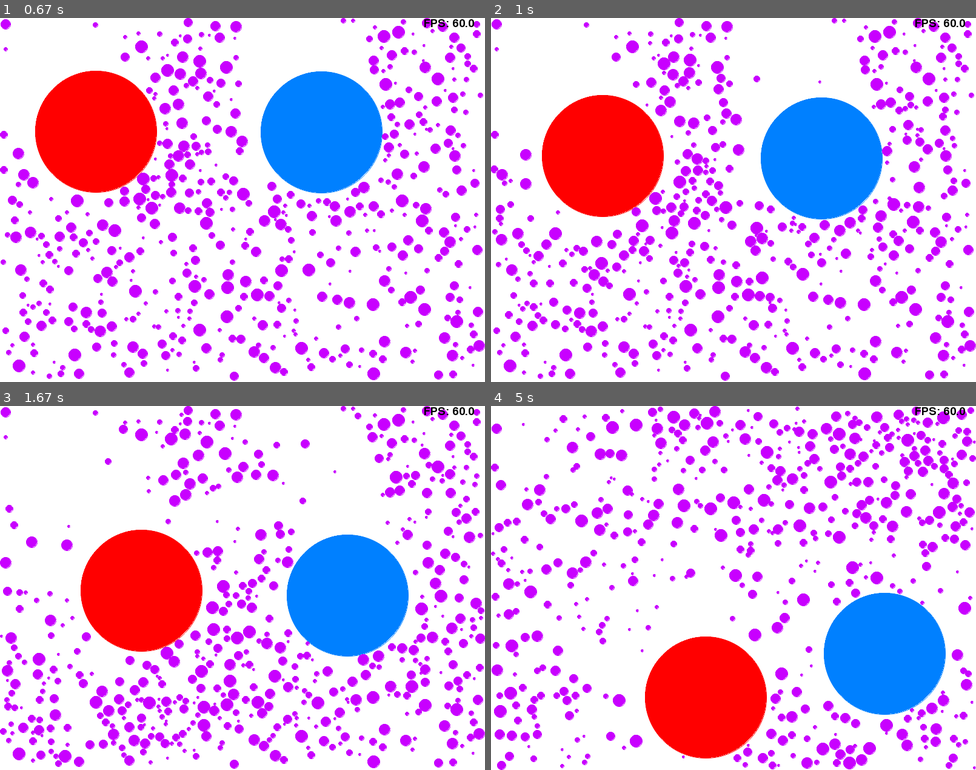
Above: before the commit, frames 1-4 (two rows, left to right).
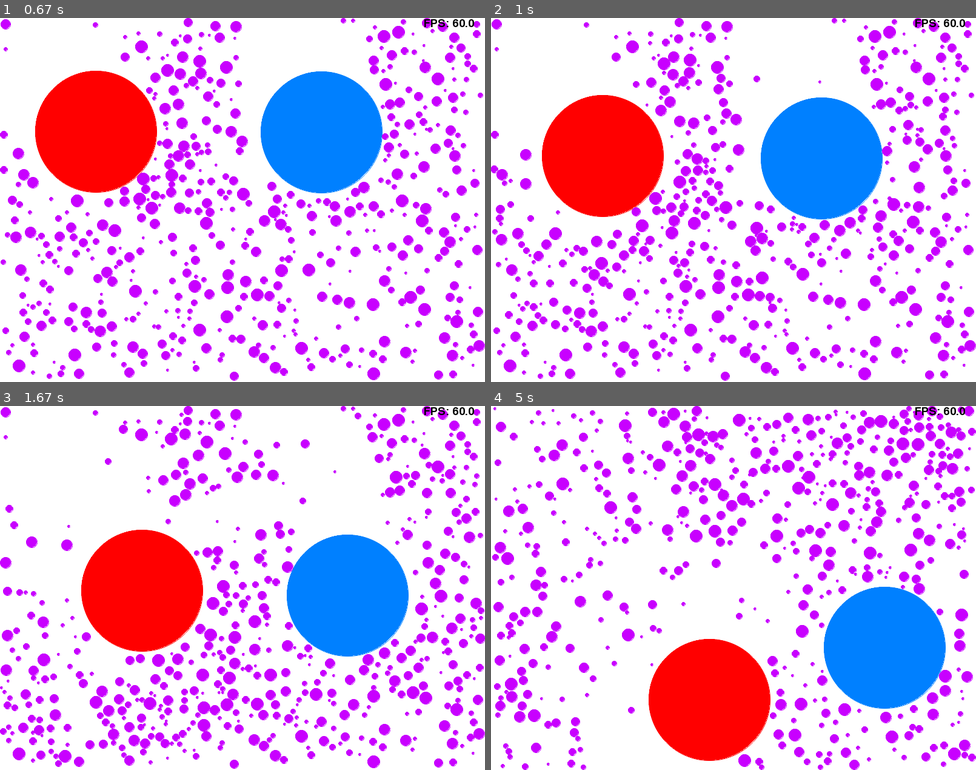
Above: after the commit, the same moments.

Repository: MatKrzykowski/Particles
Game: pygame game, started from Pygame_visualization.py
Two runs of this game, one before a commit and one after it. Both use one fixed random seed, a clock stepped at 60 frames per second and the inputs below.
Inputs:
- Up to frame 1 (0.67 s): no input
- Up to frame 2 (1 s): no input
- Up to frame 3 (1.67 s): no input
- Up to frame 4 (5 s): no input

Frame 1 is identical in both runs. In frame 2, less than 0.1% of the frame differs, in the area x 59-64%, y 55-59%; in frame 3, 6.4%; in frame 4, 26%, in the area x 0-100%, y 0-100%.

Commit message:
Introduce dynamic subgrid

Diff:
--- a/BM_common.py
+++ b/BM_common.py
@@ -92,58 +92,7 @@
         self.n_grid_x = WIDTH // self.subgid_size
         self.n_grid_y = HEIGHT // self.subgid_size
 
-    def generate_big(self):
-        """Add up to 2 big particles in specified locations."""
-        if self.n_big >= 1:
-            self.items.append(Particle(100, 100, 200, 300, 100, color=RED))
-        if self.n_big >= 2:
-            self.items.append(Particle(500, 100, 100, 300, 100, color=BLUE))
-
-    def generate_small(self):
-        """Add up to n small particles in random locations."""
-        while len(self.items) < self.n:  # While particles are being generated
-
-            # Randomize radius
-            r = np.random.randint(self.min_r, self.max_r + 1)
-
-            # Randomize position
-            pos = (r + np.random.randint(WIDTH - 2 * r),
-                   r + np.random.randint(HEIGHT - 2 * r))
-
-            # Check if there are no particle overlap
-            for item in self.items:
-                if length(np.array(pos) - item.position) <= r + item.radius:
-                    break
-
-            # If not add new particle to the list
-            else:
-                self.items.append(Particle(*pos, 0, 0, r))
-
-    def generate_particles(self):
-        """Generate n particles, some in random locations."""
-        self.generate_big()  # Add 2 large particles in specified locations
-
-        self.generate_small()  # Generate the rest of the particles
-
-        # Assign list of radii of possible collisions
-        self.max_dist = np.array([i.radius + self.max_r for i in self.items])
-
-    @property
-    def total_energy(self):
-        """Calculate sum of all particles' energy.
-
-        Returns total energy of the particles, double.
-        """
-        return sum(item.kinetic for item in self.items)
-
-    def time_evolution(self):
-        """Time evolution method for particles."""
-
-        # Move particles
-        for item in self.items:
-            item.increment(self.dt)  # Integrate position using velocity
-
-        subgrid = defaultdict(list)
+        self.subgrid = defaultdict(list)
 
         for item in self.items:
             r = item.radius
@@ -152,11 +101,110 @@
             max_x = min(self.n_grid_x, int((item.position[0] + r) * x) + 1)
             min_y = max(0, int((item.position[1] - r) * x))
             max_y = min(self.n_grid_y, int((item.position[1] + r) * x) + 1)
+            item.min_x = min_x
+            item.max_x = max_x
+            item.min_y = min_y
+            item.max_y = max_y
             for i in range(min_x, max_x):
                 for j in range(min_y, max_y):
-                    subgrid[(i, j)].append(item)
-
-        for _, item in subgrid.items():
+                    self.subgrid[(i, j)].append(item)
+
+    def generate_big(self):
+        """Add up to 2 big particles in specified locations."""
+        if self.n_big >= 1:
+            self.items.append(Particle(100, 100, 200, 300, 100, color=RED))
+        if self.n_big >= 2:
+            self.items.append(Particle(500, 100, 100, 300, 100, color=BLUE))
+
+    def generate_small(self):
+        """Add up to n small particles in random locations."""
+        while len(self.items) < self.n:  # While particles are being generated
+
+            # Randomize radius
+            r = np.random.randint(self.min_r, self.max_r + 1)
+
+            # Randomize position
+            pos = (r + np.random.randint(WIDTH - 2 * r),
+                   r + np.random.randint(HEIGHT - 2 * r))
+
+            # Check if there are no particle overlap
+            for item in self.items:
+                if length(np.array(pos) - item.position) <= r + item.radius:
+                    break
+
+            # If not add new particle to the list
+            else:
+                self.items.append(Particle(*pos, 0, 0, r))
+
+    def generate_particles(self):
+        """Generate n particles, some in random locations."""
+        self.generate_big()  # Add 2 large particles in specified locations
+
+        self.generate_small()  # Generate the rest of the particles
+
+        # Assign list of radii of possible collisions
+        self.max_dist = np.array([i.radius + self.max_r for i in self.items])
+
+    @property
+    def total_energy(self):
+        """Calculate sum of all particles' energy.
+
+        Returns total energy of the particles, double.
+        """
+        return sum(item.kinetic for item in self.items)
+
+    def time_evolution(self):
+        """Time evolution method for particles."""
+
+        # Move particles
+        for item in self.items:
+            item.increment(self.dt)  # Integrate position using velocity
+
+        for item in self.items:
+            r = item.radius
+            x = 1 / self.subgid_size
+            min_x = max(0, int((item.position[0] - r) * x))
+            max_x = min(self.n_grid_x, int((item.position[0] + r) * x) + 1)
+            min_y = max(0, int((item.position[1] - r) * x))
+            max_y = min(self.n_grid_y, int((item.position[1] + r) * x) + 1)
+            if min_x > item.min_x:
+                for x in range(item.min_x, min_x):
+                    for y in range(item.min_y, item.max_y):
+                        self.subgrid[(x, y)].remove(item)
+            elif min_x < item.min_x:
+                for x in range(min_x, item.min_x):
+                    for y in range(item.min_y, item.max_y):
+                        self.subgrid[(x, y)].append(item)
+            item.min_x = min_x
+            if max_x < item.max_x:
+                for x in range(max_x, item.max_x):
+                    for y in range(item.min_y, item.max_y):
+                        self.subgrid[(x, y)].remove(item)
+            elif max_x > item.max_x:
+                for x in range(item.max_x, max_x):
+                    for y in range(item.min_y, item.max_y):
+                        self.subgrid[(x, y)].append(item)
+            item.max_x = max_x
+            if min_y > item.min_y:
+                for y in range(item.min_y, min_y):
+                    for x in range(item.min_x, item.max_x):
+                        self.subgrid[(x, y)].remove(item)
+            elif min_y < item.min_y:
+                for y in range(min_y, item.min_y):
+                    for x in range(item.min_x, item.max_x):
+                        self.subgrid[(x, y)].append(item)
+            item.min_y = min_y
+            if max_y < item.max_y:
+                for y in range(max_y, item.max_y):
+                    for x in range(item.min_x, item.max_x):
+                        self.subgrid[(x, y)].remove(item)
+            elif max_y > item.max_y:
+                for y in range(item.max_y, max_y):
+                    for x in range(item.min_x, item.max_x):
+                        self.subgrid[(x, y)].append(item)
+            item.max_y = max_y
+
+        for _, item in self.subgrid.items():
             self.calc_collisions_subgrid(item)
 
         # Reflect from walls and other effects
@@ -165,6 +213,8 @@
             item.reflect()  # Reflect particle from walls
 
     def calc_collisions_subgrid(self, subgrid):
+        if not subgrid:
+            return
         # Prepare distance array
         dist_arr = np.array([i.position for i in subgrid])
         # 2D array of distance vectors
@@ -207,6 +257,11 @@
         self.radius = radius  # Particle radius
         self.color = color  # Particle color
 
+        self.min_x = None
+        self.max_x = None
+        self.min_y = None
+        self.max_y = None
+
     @property
     def kinetic(self):
         """Kinetic energy of the particle.
